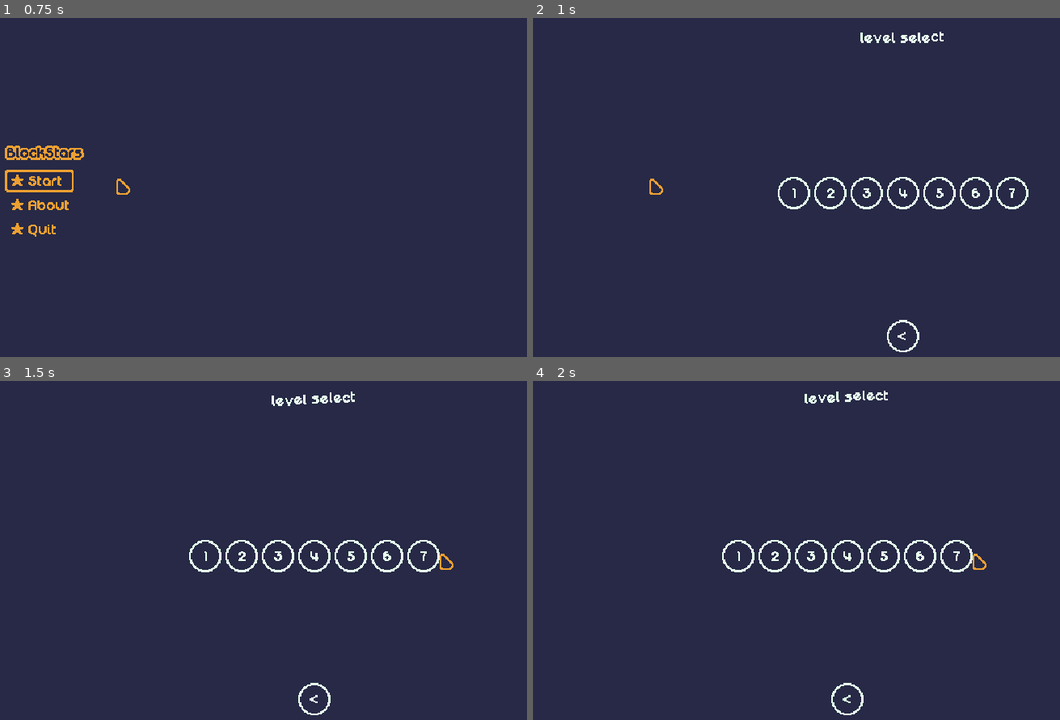
Above: before the commit, frames 1-4 (two rows, left to right).
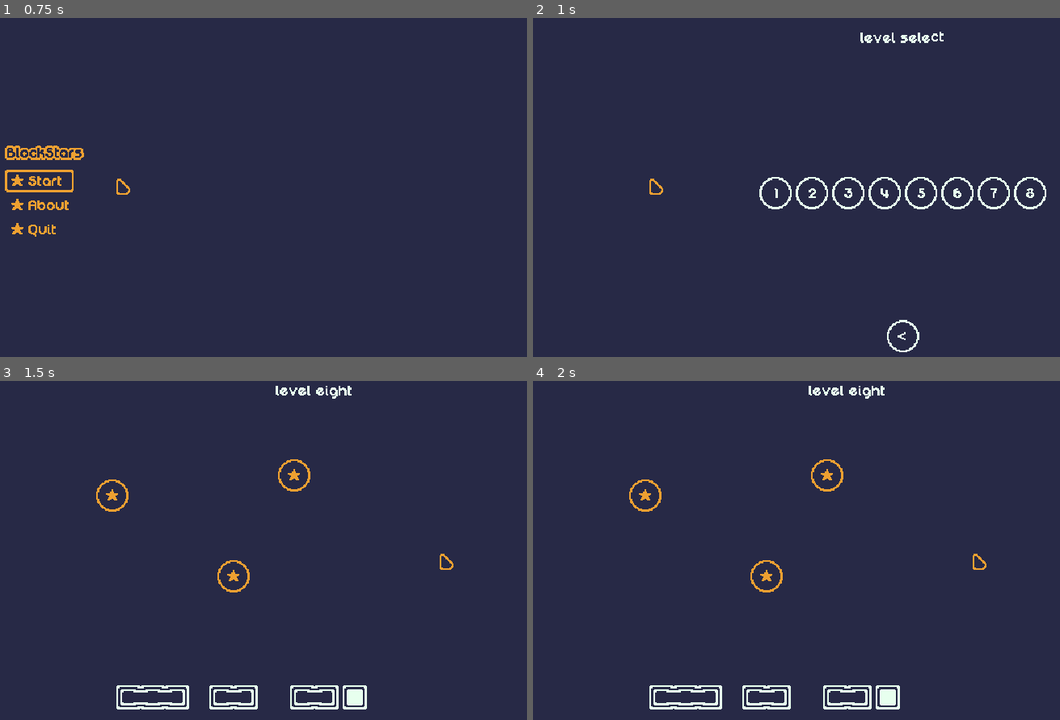
Above: after the commit, the same moments.

Repository: mrbartchak/brackeys-game-jam-2026.1
Game: Godot game, scene res://ui/screens/main_menu.tscn
Same seed, same stepped clock (60 frames per second), same inputs: the game is played once before the commit and once after it.
Inputs (mouse positions are in pixels of both pictures, inside the frame that each line leads up to):
- Up to frame 1 (0.75 s): click (115, 180) at 0.5 s
- Up to frame 2 (1 s): no input
- Up to frame 3 (1.5 s): click (442, 557) at 1.25 s, where only the run after the commit has a clickable "8"
- Up to frame 4 (2 s): no input

Frame 1 is identical in both runs. In frame 2, 1.7% of the frame differs, in the area x 42-98%, y 46-57%; in frame 3, 3.2%, in the area x 18-84%, y 1-99%; in frame 4, 3.1%.

Commit message:
add level 8

Diff:
--- a/core/game_manager.gd
+++ b/core/game_manager.gd
@@ -7,7 +7,8 @@
 	"level_04": preload("res://levels/level_data/level_04.tres"),
 	"level_05": preload("res://levels/level_data/level_05.tres"),
 	"level_06": preload("res://levels/level_data/level_06.tres"),
-	"level_07": preload("res://levels/level_data/level_07.tres")
+	"level_07": preload("res://levels/level_data/level_07.tres"),
+	"level_08": preload("res://levels/level_data/level_08.tres")
 }
 
 var current_level_data: LevelData
--- a/levels/level_manager.gd
+++ b/levels/level_manager.gd
@@ -17,7 +17,7 @@
 @onready var win_screen: Control = %WinScreen
 
 func _ready() -> void:
-	#level_data = GameManager.current_level_data
+	level_data = GameManager.current_level_data
 	if level_data:
 		_build_level()
 	GameManager.unlock_input()
--- a/ui/screens/level_select.tscn
+++ b/ui/screens/level_select.tscn
@@ -89,6 +89,11 @@
 level_id = "level_07"
 level_number = "7"
 
+[node name="LevelButton8" parent="HBoxContainer" instance=ExtResource("2_smnxl")]
+layout_mode = 2
+level_id = "level_08"
+level_number = "8"
+
 [node name="Footer" type="CenterContainer" parent="."]
 layout_mode = 1
 anchors_preset = 12
